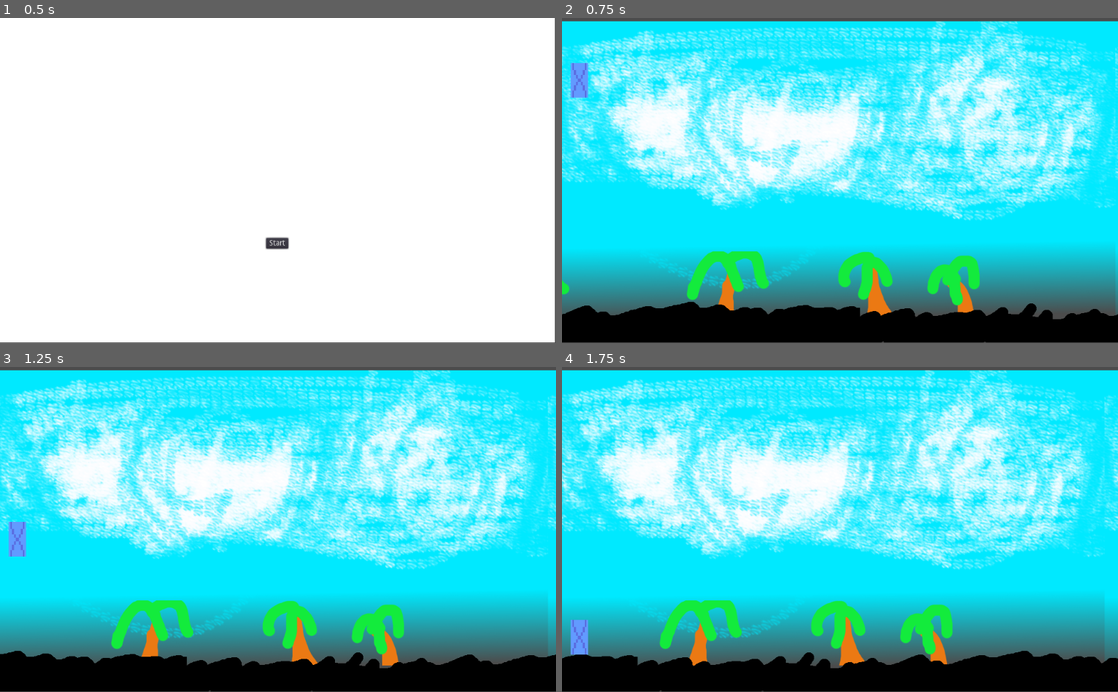
Above: before the commit, frames 1-4 (two rows, left to right).
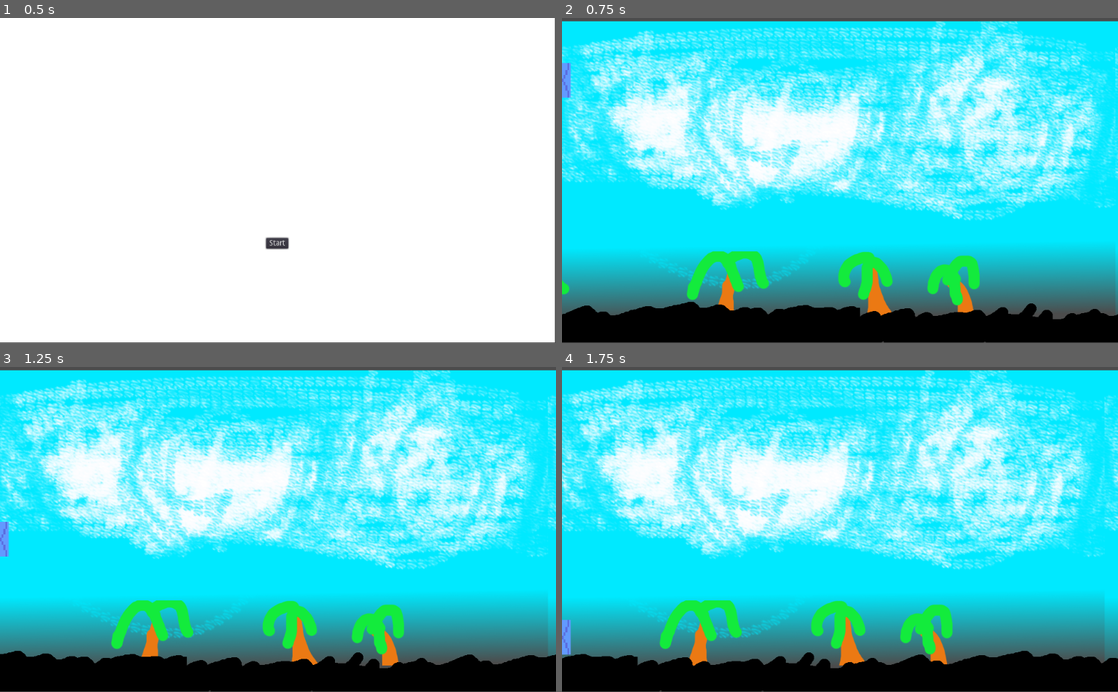
Above: after the commit, the same moments.

Repository: jakepearse/Zeno_Game_Jam
Game: Godot game, scene res://UI/MainMenu.tscn
The game is run twice, just before and just after one commit, with the same random seed, the same clock (stepped at 60 frames per second) and the same inputs.
Inputs:
- Up to frame 1 (0.5 s): no input
- Up to frame 2 (0.75 s): click "Start" at 0.5 s
- Up to frame 3 (1.25 s): no input
- Up to frame 4 (1.75 s): tap Enter at 1.25 s

Frame 1 is identical in both runs. In frame 2, 0.5% of the frame differs, in the area x 0-5%, y 13-25%; in frame 3, 0.5%; in frame 4, 0.5%.

Commit message:
add spawns

Diff:
--- a/Scenes/Character.tscn
+++ b/Scenes/Character.tscn
@@ -24,4 +24,13 @@
 scale = Vector2( 3.2, 3.2 )
 texture = ExtResource( 1 )
 
+[node name="Label" type="Label" parent="."]
+margin_left = -25.0
+margin_top = -71.0
+margin_right = 29.0
+margin_bottom = -37.0
+__meta__ = {
+"_edit_use_anchors_": false
+}
+
 [connection signal="body_entered" from="." to="." method="_on_hit"]
--- a/Scenes/Level.tscn
+++ b/Scenes/Level.tscn
@@ -51,5 +51,7 @@
 wait_time = 4.404
 autostart = true
 
+[node name="CharacterContainer" type="Node2D" parent="."]
+
 [connection signal="timeout" from="ObstacleTimer" to="." method="_on_ObstacleTimer_timeout"]
 [connection signal="timeout" from="PlayerTimer" to="." method="_on_PlayerTimer_timeout"]
--- a/Scripts/Character.gd
+++ b/Scripts/Character.gd
@@ -8,23 +8,16 @@
 func _ready():
 	pass
 
-
-# Called every frame. 'delta' is the elapsed time since the previous frame.
-#func _process(delta):
-#	pass
-
 func _unhandled_input(event):
 	if event is InputEventKey and event.pressed:
 		print(event.scancode)
 		if event.scancode == jumpKey and !inAir: #Compare the event to the jumpKey var
-			print('yop')
 			apply_central_impulse(jumpImpulse)
 			inAir = true
 
 
 func _on_hit(body):
 	if body != floorNode:
-		print(body)
 		self.MODE_RIGID
 		yield(get_tree().create_timer(3.0), "timeout")
 		get_tree().change_scene("res://UI/GameOver.tscn")
@@ -34,3 +27,5 @@
 
 func _set_jump_key(scancode):
 	jumpKey = scancode
+func _set_label(s):
+	$Label.text = s
--- a/Scripts/Level.gd
+++ b/Scripts/Level.gd
@@ -3,25 +3,36 @@
 
 onready var Character = preload("res://Scenes/Character.tscn")
 onready var Obstacle = preload("res://Scenes/Obstacle.tscn")
+const keyMap = [
+	[65,'a'],
+	[83,'s'],
+	[68,'d'],
+	[70,'f'],
+	[72,'h'],
+	[74,'j'],
+	[75,'k'],
+	[76,'l']
+]
+
 # Called when the node enters the scene tree for the first time.
 func _ready():
-	var c = Character.instance()
-	c.floorNode = $Floor
-	c.position = Vector2(32,100)
-	c._set_jump_key(65)
-	add_child(c)
-
+	spawn_character()
 
 func _on_ObstacleTimer_timeout():
 	var o = Obstacle.instance()
 	o.position = Vector2(900,500) #? idk
 	add_child(o)
-	pass # Replace with function body.
+
+
 
 
 func _on_PlayerTimer_timeout():
+	spawn_character()
+func spawn_character():
 	var c = Character.instance()
 	c.floorNode = $Floor
-	c.position = Vector2(128,100)
-	c._set_jump_key(83)
-	add_child(c)
+	c.position = Vector2($CharacterContainer.get_child_count() * 64, 100)
+	var k = keyMap.pop_front()
+	c._set_jump_key(k[0])
+	c._set_label(k[1])
+	$CharacterContainer.add_child(c)
